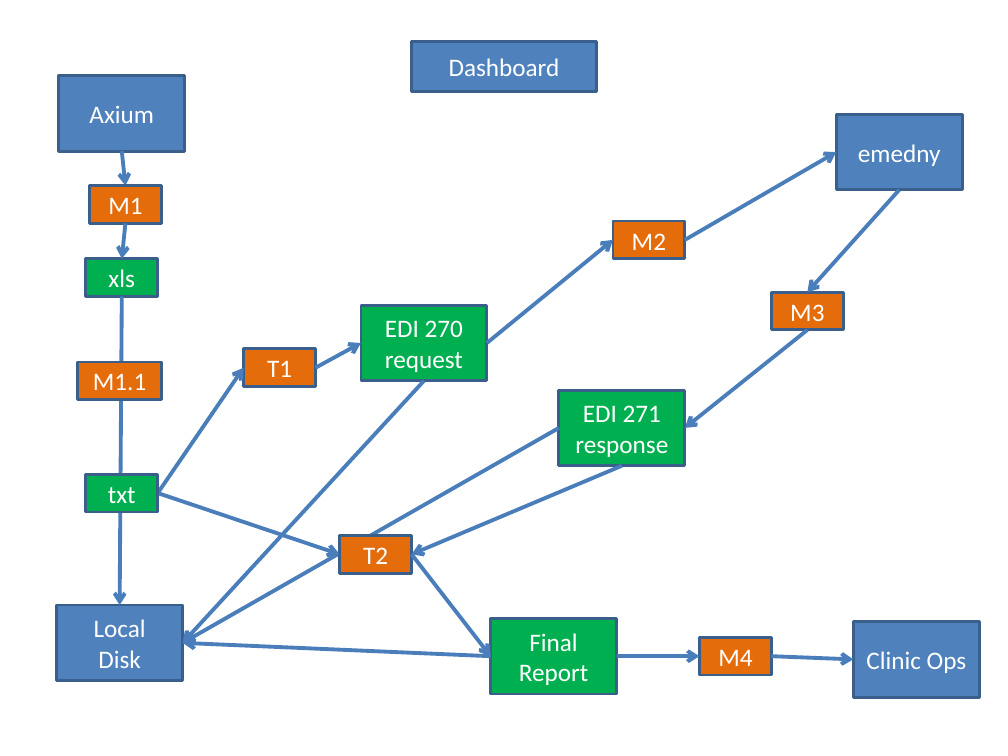
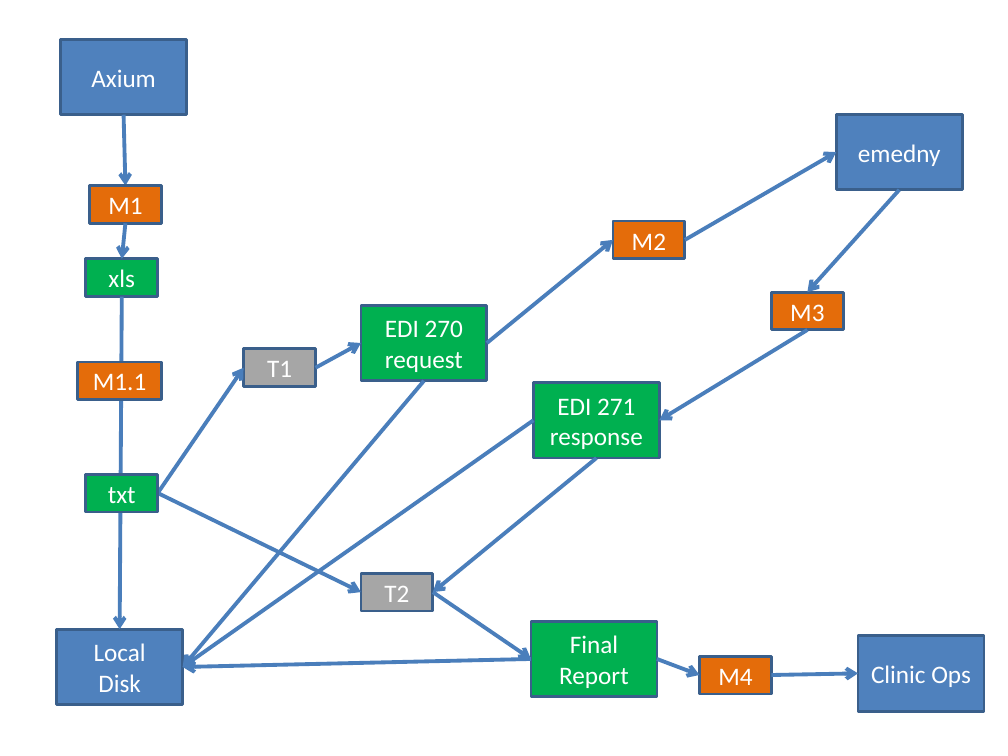
Before and after one commit to JamesLeB/Dashboard, a slide deck: slide 4 of Documents/SysDesign.pptx (slide 1 before the commit). Drawn at 1008x756 pixels with LibreOffice and Linux fonts; fonts in the diff are those of the drawing. Boxes give left, top, right and bottom in pixels: in the first picture for what was removed or moved away, otherwise in the second. Text is boxed around its words. In the diff, an @@ line names an element or a change of style, - is before the commit and + after.

```diff
--- a/Documents/SysDesign.pptx
+++ b/Documents/SysDesign.pptx
@@ rectangle "Axium": place and size @@
-rectangle "Axium" at (58,76,184,151)
+rectangle "Axium" at (60,39,186,115)
@@ rectangle removed at (411,41,596,92) @@
-Dashboard
@@ arrow moved from (122, 151) - (125, 185) to (124, 115) - (125, 185) @@
@@ arrow moved from (122, 296) - (120, 605) to (122, 296) - (120, 629) @@
@@ rectangle "T1" at (244,349,316,387): fill #E46C0A to #A6A6A6 @@
@@ arrow moved from (807, 330) - (684, 428) to (807, 330) - (659, 420) @@
@@ arrow moved from (424, 381) - (182, 643) to (424, 381) - (182, 667) @@
@@ rectangle "EDI 271": place and size @@
-rectangle "EDI 271" at (558,390,684,466)
+rectangle "EDI 271" at (533,382,659,458)
@@ arrow moved from (558, 428) - (182, 643) to (533, 420) - (182, 667) @@
@@ arrow moved from (622, 466) - (411, 554) to (597, 458) - (432, 592) @@
@@ arrow moved from (158, 493) - (340, 554) to (158, 493) - (361, 592) @@
@@ rectangle "T2" at (361,574,432,612): fill #E46C0A to #A6A6A6 @@
@@ rectangle "T2": place and size @@
-rectangle "T2" at (340,535,411,574)
+rectangle "T2" at (361,574,432,612)
@@ arrow moved from (411, 554) - (491, 656) to (432, 592) - (531, 659) @@
@@ rectangle "Local": place and size @@
-rectangle "Local" at (56,605,182,680)
+rectangle "Local" at (56,629,182,705)
@@ rectangle "Final": place and size @@
-rectangle "Final" at (491,618,617,694)
+rectangle "Final" at (531,621,657,697)
@@ arrow moved from (491, 656) - (182, 643) to (531, 659) - (182, 667) @@
@@ arrow moved from (617, 656) - (700, 656) to (657, 659) - (700, 675) @@
@@ rectangle "M4": place and size @@
-rectangle "M4" at (700,637,771,675)
+rectangle "M4" at (700,656,771,695)
@@ rectangle "Clinic Ops": place and size @@
-rectangle "Clinic Ops" at (854,622,980,698)
+rectangle "Clinic Ops" at (858,636,984,712)
@@ arrow moved from (771, 656) - (854, 659) to (771, 675) - (858, 673) @@
```
Also in this commit, not shown: 1 other slide changed, 3 slides added, 1 slide removed.
